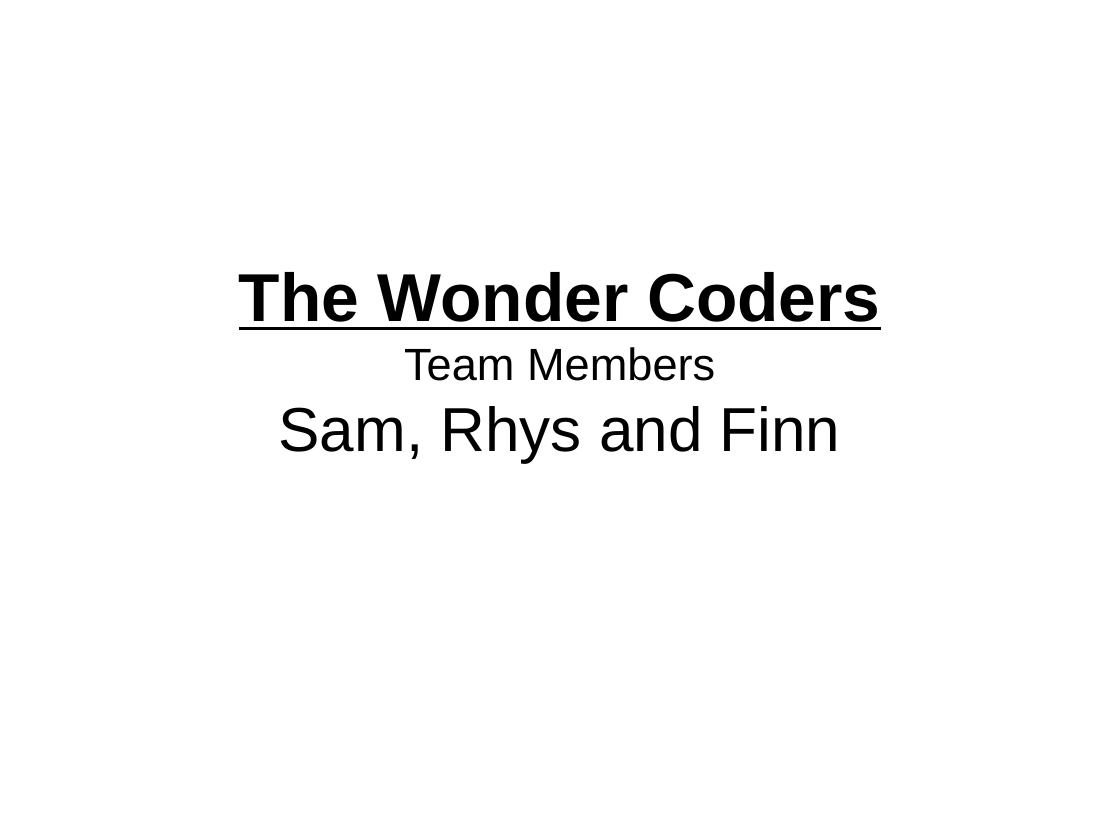
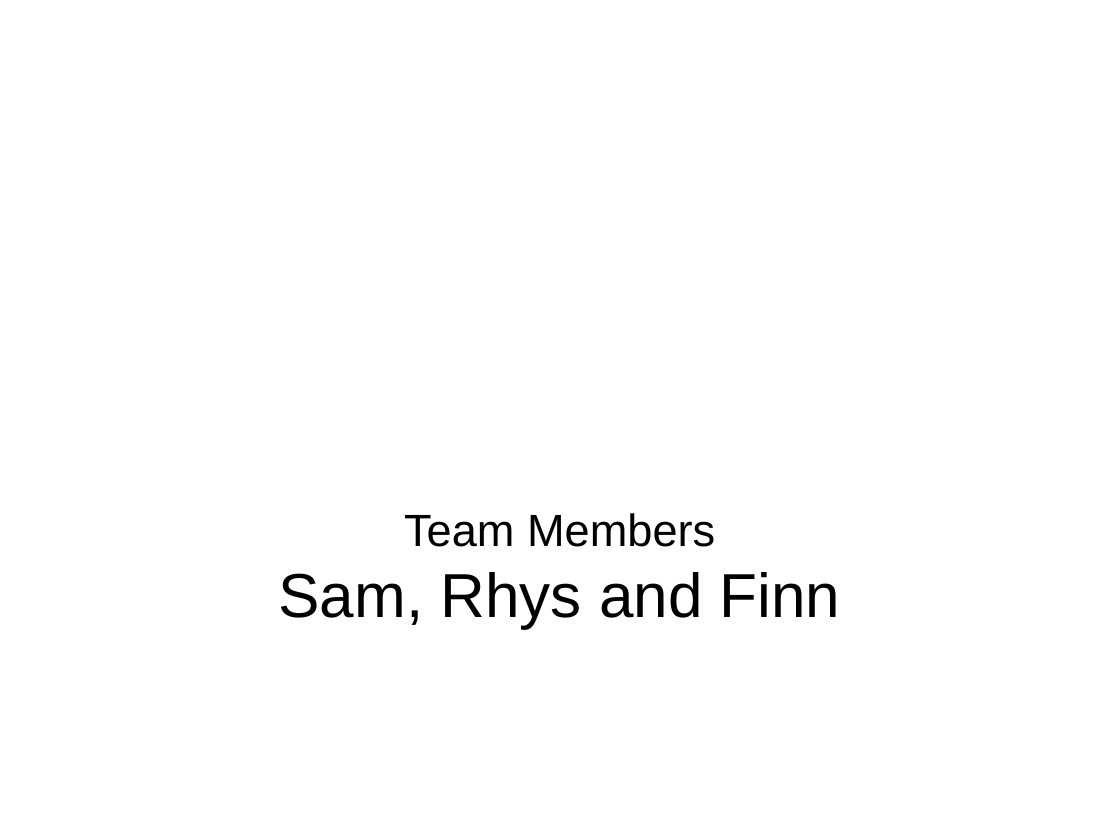
Before and after one commit to Gallefray/YRS-FOC-2014, a slide deck: slide 1 of Presentation.odp. Drawn at 1120x840 pixels with LibreOffice and Linux fonts; fonts in the diff are those of the drawing; background and template pictures are left out. Boxes give left, top, right and bottom in pixels: in the first picture for what was removed or moved away, otherwise in the second. Text is boxed around its words. In the diff, an @@ line names an element or a change of style, - is before the commit and + after.

```diff
--- a/Presentation.odp
+++ b/Presentation.odp
@@ subtitle "Team Members": place and size @@
-subtitle "Team Members" at (239,272,880,462)
+subtitle "Team Members" at (278,513,841,629)
@@ subtitle at (239,272,880,330): paragraph removed @@
-The Wonder Coders
```
Also in this commit, not shown: 1 other slide changed, 1 slide added, 1 slide removed, 3 other files.
